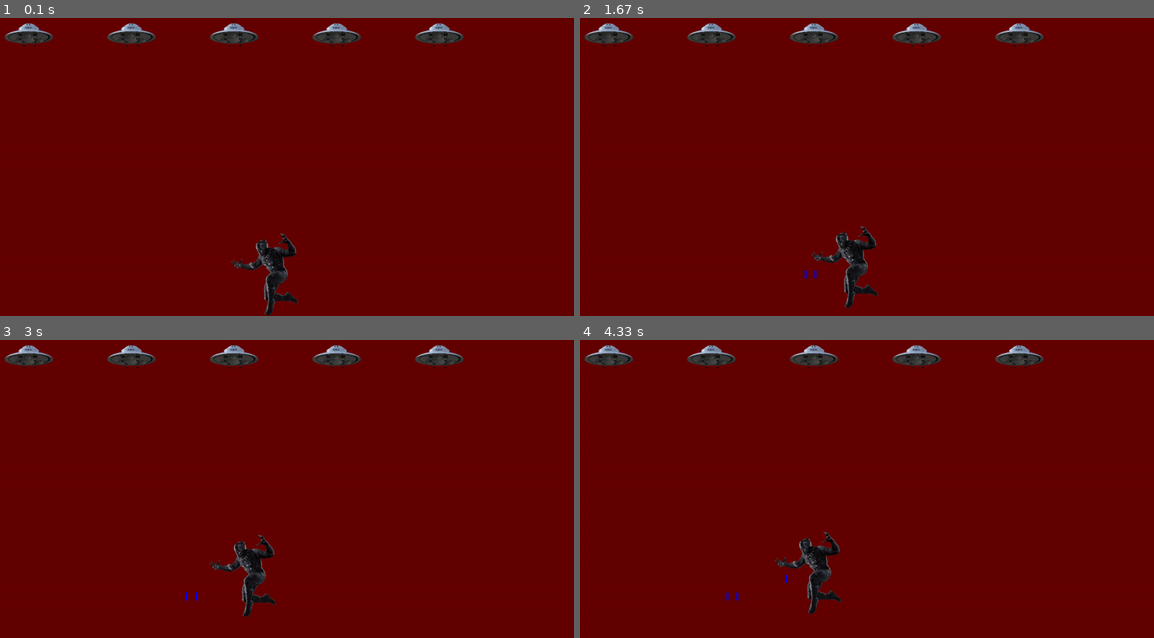
Above: before the commit, frames 1-4 (two rows, left to right).
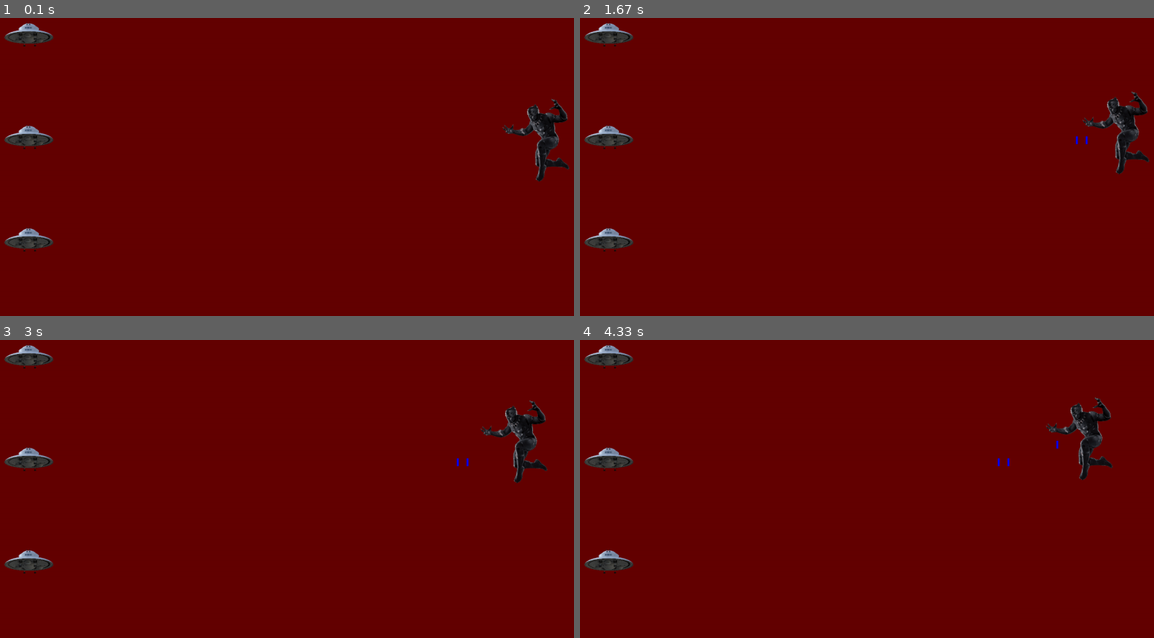
Above: after the commit, the same moments.

Repository: frankTheCodeBoy/PYGAME_GAME_DEVELOPMENT
Game: pygame game, started from game_load.py
Two runs of this game, one before a commit and one after it. Both use one fixed random seed, a clock stepped at 60 frames per second and the inputs below.
Inputs:
- Up to frame 1 (0.1 s): no input
- Up to frame 2 (1.67 s): tap Space at 0.33, 0.67 s; hold Up from 1.5 s (still down)
- Up to frame 3 (3 s): release Up at 1.97 s; hold Left from 2.5 s (still down)
- Up to frame 4 (4.33 s): release Left at 3.03 s; hold Down 3.07-3.37 s; tap Space at 3.13, 3.47, 3.77, 3.9, 4.3 s; hold Left 3.4-3.8 s; hold Up 3.83-4.2 s; hold Right from 4.23 s (still down)

The runs differ from the first frame. In frame 1, 4.4% of the frame differs, in the area x 0-100%, y 1-100%; in frame 2, 4.4%; in frame 3, 4.4%; in frame 4, 4.4%, in the area x 0-93%, y 1-93%.

Commit message:
Phase VI (version 2) Gaame Project.

Diff:
--- a/aliens.py
+++ b/aliens.py
@@ -18,4 +18,4 @@
         self.rect.y = self.rect.height
 
         # Store the aliens exact horizontal position
-        self.x = float(self.rect.x)
+        self.y = float(self.rect.y)
--- a/game_load.py
+++ b/game_load.py
@@ -81,15 +81,15 @@
         # Create an alien and find the number of aliens in a row
         # Spacing between each alien is equal to one alien width
         alien = Alien(self)
-        alien_width = alien.rect.width
-        available_space_x = self.screen_width - (2 * alien_width)
-        number_aliens_x = available_space_x // (2 * alien_width)
+        alien_height = alien.rect.height
+        available_space_y = self.screen_height - (2 * alien_height)
+        number_aliens_y = (available_space_y // (2 * alien_height)) + 1
         # Create first row of fleet
-        for alien_number in range(number_aliens_x):
+        for alien_number in range(number_aliens_y):
             # Create an alien and place it in row
             alien = Alien(self)
-            alien.x = alien_width + 2 * alien_width * alien_number
-            alien.rect.x = alien.x
+            alien.y = alien_height + (2 * alien_height * alien_number)
+            alien.rect.y = alien.y
             self.aliens.add(alien)
 
 
--- a/goku.py
+++ b/goku.py
@@ -14,7 +14,7 @@
         self.rect = self.scaled_image.get_rect()
 
         # positioning
-        self.rect.midbottom = self.screen_rect.midbottom
+        self.rect.midright = self.screen_rect.midright
 
         # give image ability to move by first setting flag
         self.moving_right = False
Empty file removed: enemy_ship.py
